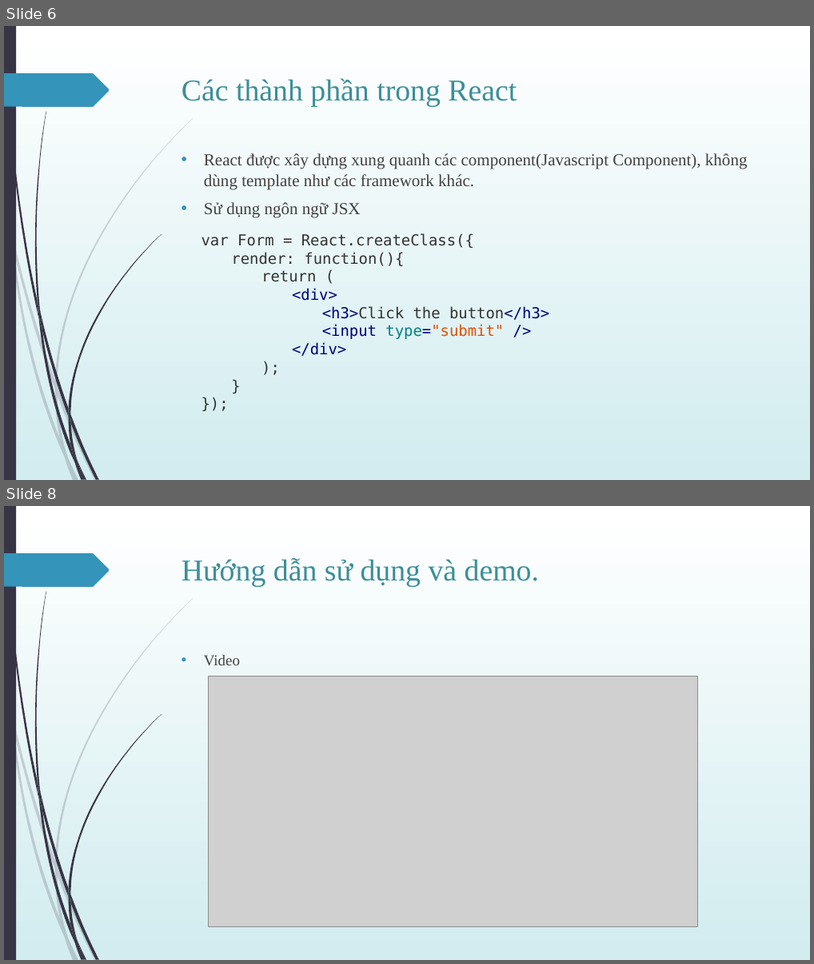
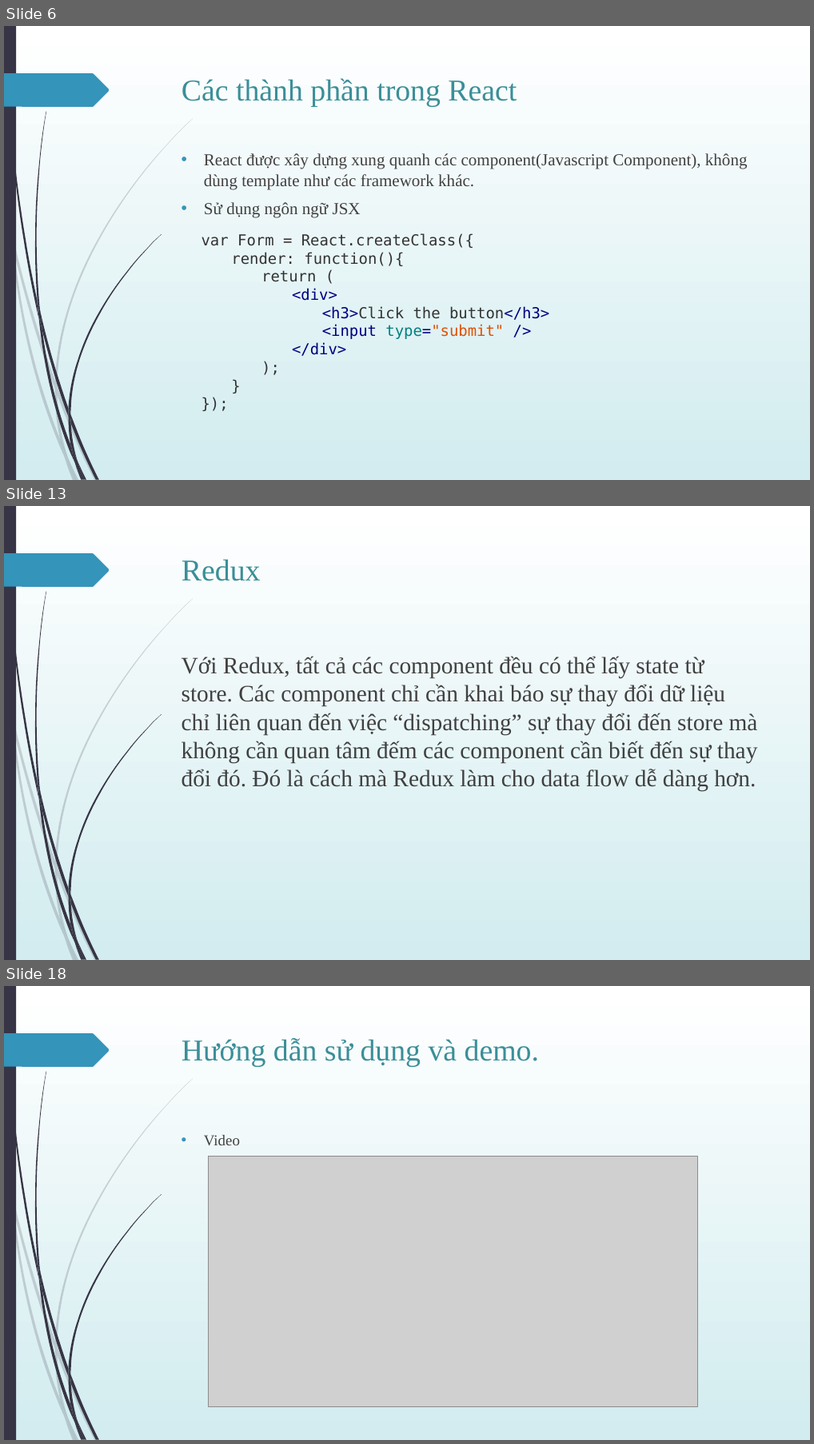
Before and after one commit to Nguyen257/-UDPT-TH2013-Seminar-React-Redux, a slide deck: Giới-thiệu-về-React-Redux.pptx. Shown one above the other, each under a label of ours: slides 6 and 8 before the commit, slides 6, 13 and 18 after it; the slides between them are not shown. The pictures are 814x964 and 814x1444 pixels, drawn with LibreOffice and Linux fonts; fonts in the diff are those of the drawing; grey boxes stand for pictures. Boxes give left, top, right and bottom in pixels: in the first picture for what was removed or moved away, otherwise in the second. Text is boxed around its words. In the diff, an @@ line names an element or a change of style, - is before the commit and + after.

Commit message:
Update phần lý thuyết về React, Redux và cách kết nối React + Redux

```diff
--- a/Giới-thiệu-về-React-Redux.pptx
+++ b/Giới-thiệu-về-React-Redux.pptx
@@ slide 13 added at <box>4,506,810,960</box>, background gradient #FFFFFF to #D2EDF0; not listed: 24 template elements that a slide beside it also shows @@
@@ title added at <box>182,559,261,581</box>, 36 pt, text #3A8F98 @@
+Redux
@@ text added at <box>182,656,758,792</box>, 28 pt, text #404040 @@
+Với Redux, tất cả các component đều có thể lấy state từ store. Các component chỉ cần khai báo sự thay đổi dữ liệu chỉ liên quan đến việc “dispatching” sự thay đổi đến store mà không cần quan tâm đếm các component cần biết đến sự thay đổi đó. Đó là cách mà Redux làm cho data flow dễ dàng hơn.
@@ what was slide 8 is now slide 18 @@
```
Also in this commit, not shown: 4 slides changed, 9 other slides added.
